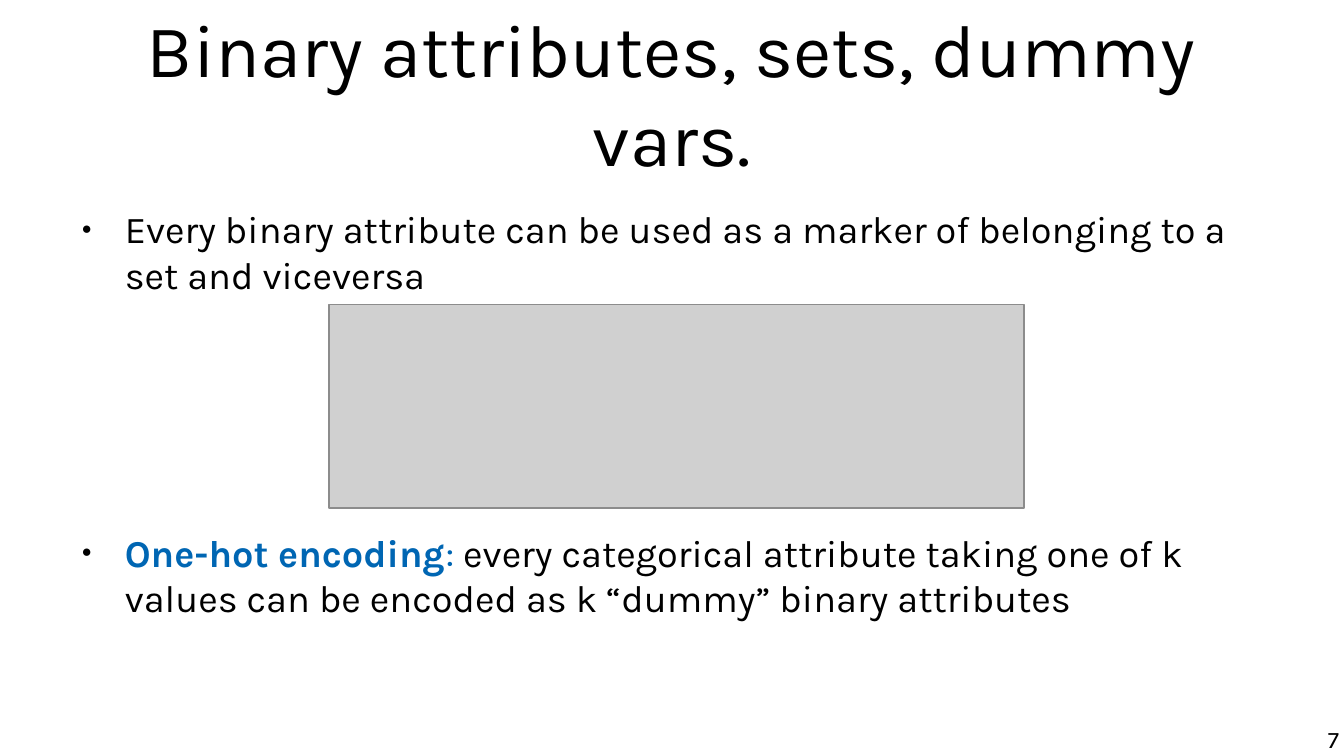
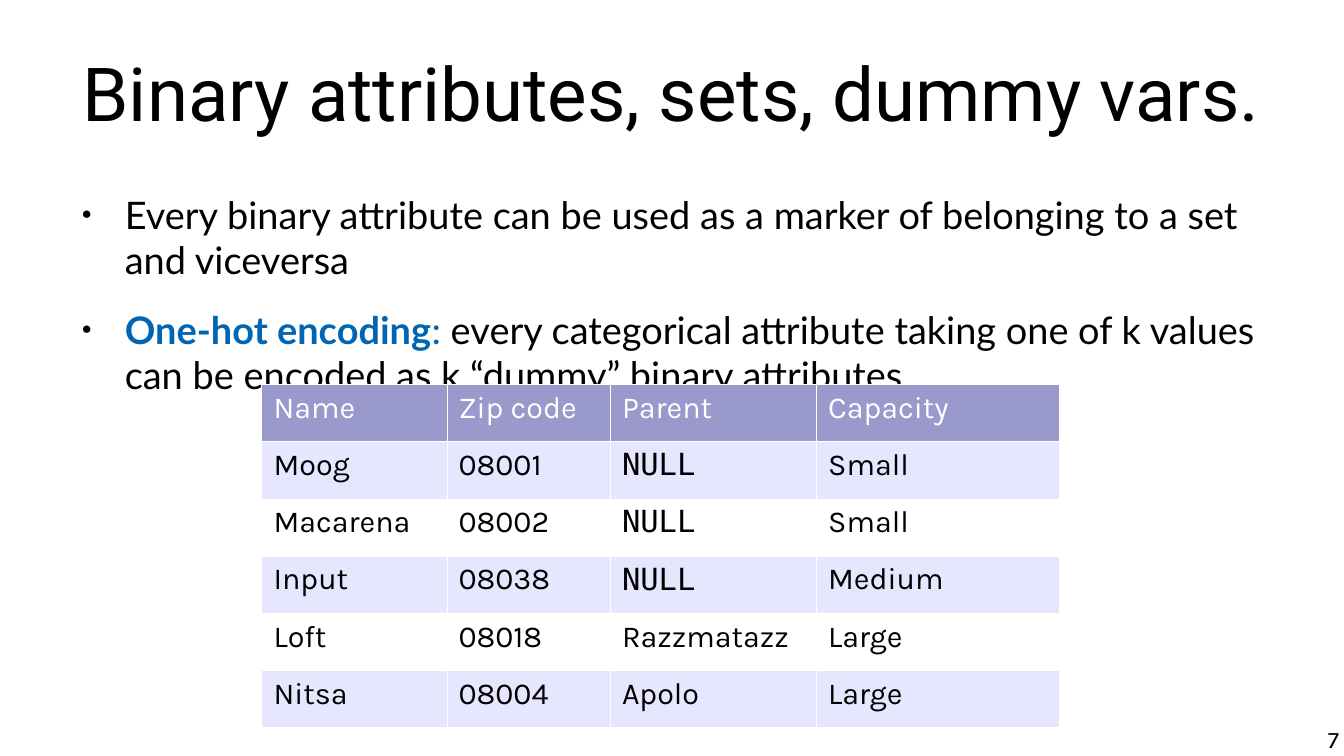
Before and after one commit to marco-calautti/data-mining-course, a slide deck: slide 7 of theory/odp/tt02_data_methods_scenarios.odp. Drawn at 1344x756 pixels with LibreOffice and Linux fonts; fonts in the diff are those of the drawing; grey boxes stand for pictures. Boxes give left, top, right and bottom in pixels: in the first picture for what was removed or moved away, otherwise in the second. Text is boxed around its words. In the diff, an @@ line names an element or a change of style, - is before the commit and + after.

```diff
--- a/theory/odp/tt02_data_methods_scenarios.odp
+++ b/theory/odp/tt02_data_methods_scenarios.odp
@@ title "Binary attributes, sets, dummy vars.": place and size @@
-title "Binary attributes, sets, dummy vars." at [147,25,1195,167]
+title "Binary attributes, sets, dummy vars." at [83,65,1259,137]
@@ title "Binary attributes, sets, dummy vars." at [83,65,1259,137]: font Karla to Roboto @@
@@ text "Every binary attribute can be ...": place and size @@
-text "Every binary attribute can be ..." at [125,217,1226,621]
+text "Every binary attribute can be ..." at [125,201,1255,396]
@@ text "Every binary attribute can be ..." at [125,201,1255,396]: font Karla to Lato @@
@@ picture removed at [329,305,1024,509] @@
@@ table added at [262,384,1061,728], 6 rows, 4 columns @@
+Name | Zip code | Parent | Capacity
+Moog | 08001 | NULL | Small
+Macarena | 08002 | NULL | Small
+Input | 08038 | NULL | Medium
+Loft | 08018 | Razzmatazz | Large
+Nitsa | 08004 | Apolo | Large
```
Also in this commit, not shown: 40 other slides changed, 5 slides added, 3 slides removed, 5 other files.
